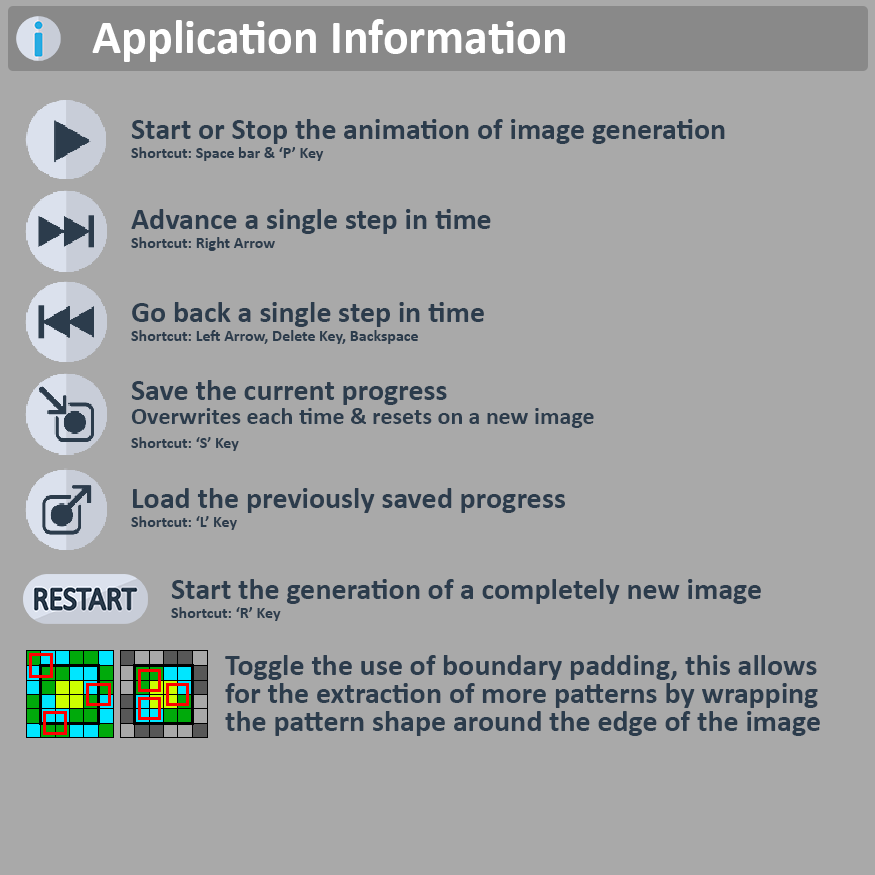
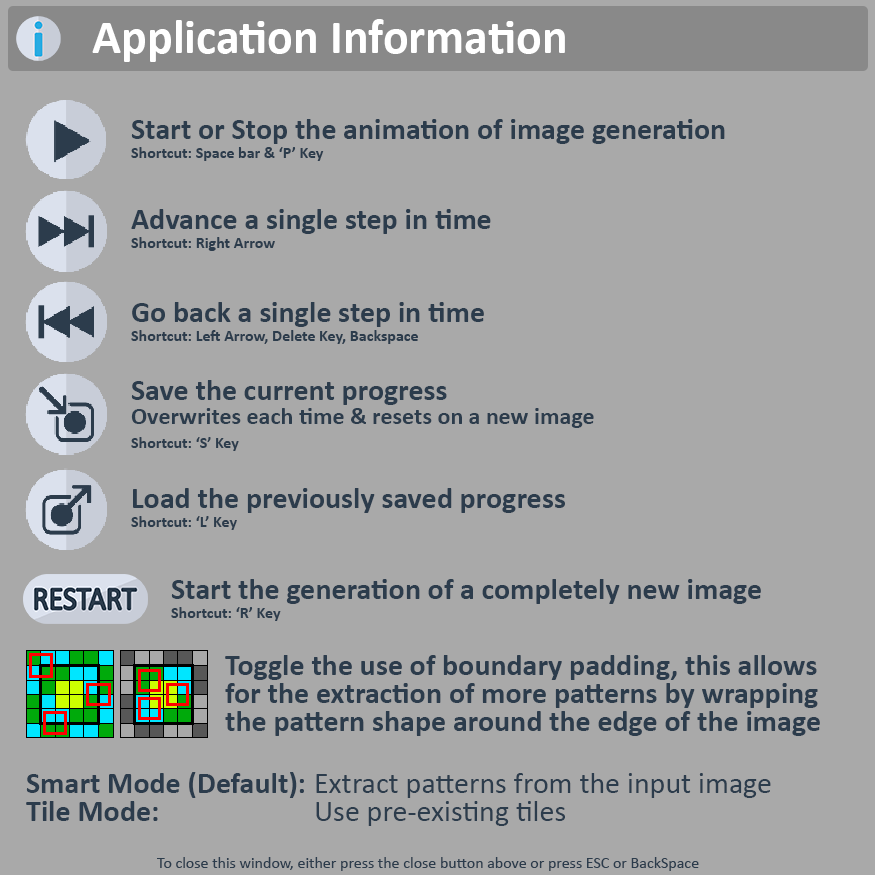
Layers edited between the first and the second 875px x 875px image:
added layer "Smart Mode (Default): Extract patterns from the input image Ti" above "Toggle the use of boundary padding, this allows for the extract" over [26, 772, 771, 826]
added layer "To close this window, either press the close button above or pr" above "Go back a single step in time Shortcut: Left Arrow, Delete Key," over [157, 857, 699, 871]
